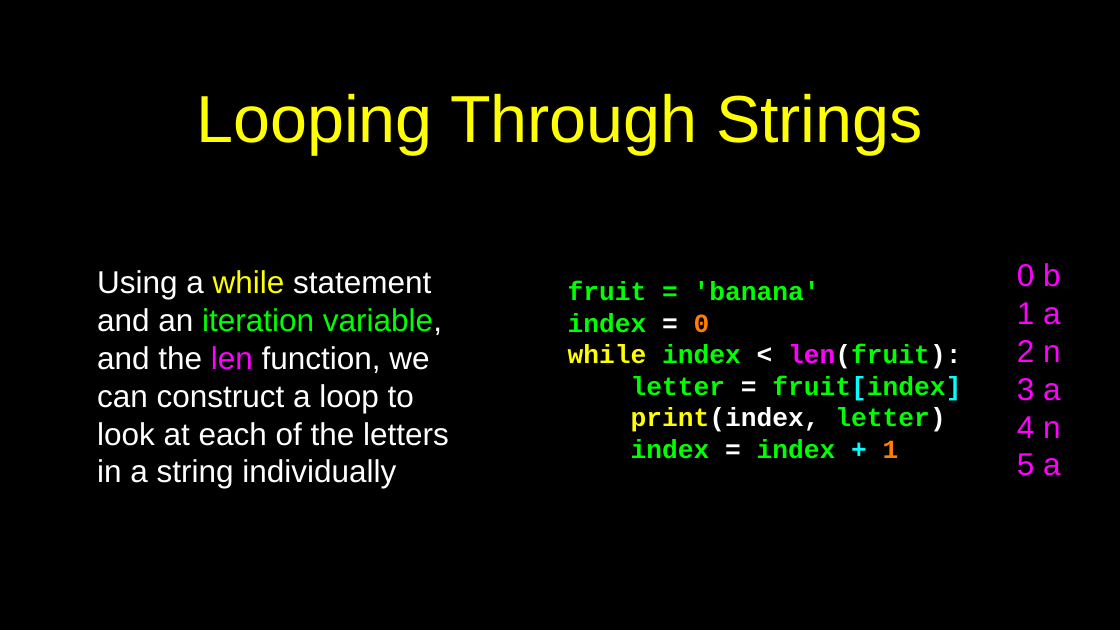
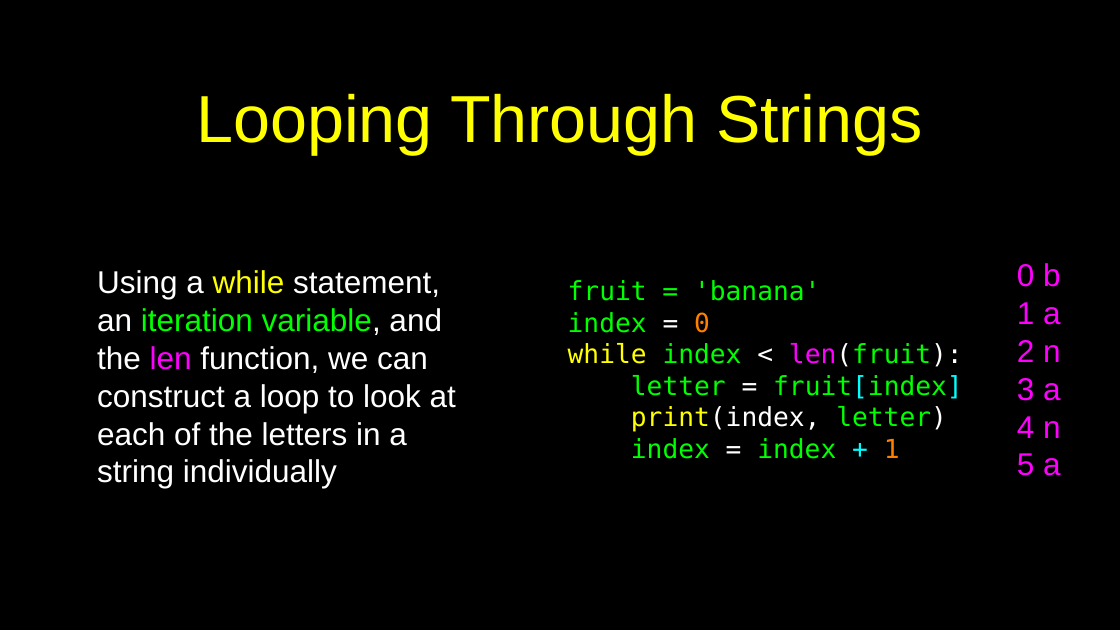
Before and after one commit to csev/py4e, a slide deck: slide 9 of lectures3/Pythonlearn-06-Strings.pptx. Drawn at 1120x630 pixels with LibreOffice and Linux fonts; fonts in the diff are those of the drawing. Boxes give left, top, right and bottom in pixels: in the first picture for what was removed or moved away, otherwise in the second. Text is boxed around its words. In the diff, an @@ line names an element or a change of style, - is before the commit and + after.

```diff
--- a/lectures3/Pythonlearn-06-Strings.pptx
+++ b/lectures3/Pythonlearn-06-Strings.pptx
@@ text "fruit = 'banana'" at [568, 280, 963, 459]: font Courier New to DejaVu Sans Mono, bold off @@
@@ text at [97, 270, 456, 488]: text changed @@
-Using a while statement and an iteration variable, and the len function, we can construct a loop to look at each of the letters in a string individually
+Using a while statement, an iteration variable, and the len function, we can construct a loop to look at each of the letters in a string individually
```
Also in this commit, not shown: 28 other slides changed, 2 other files.
